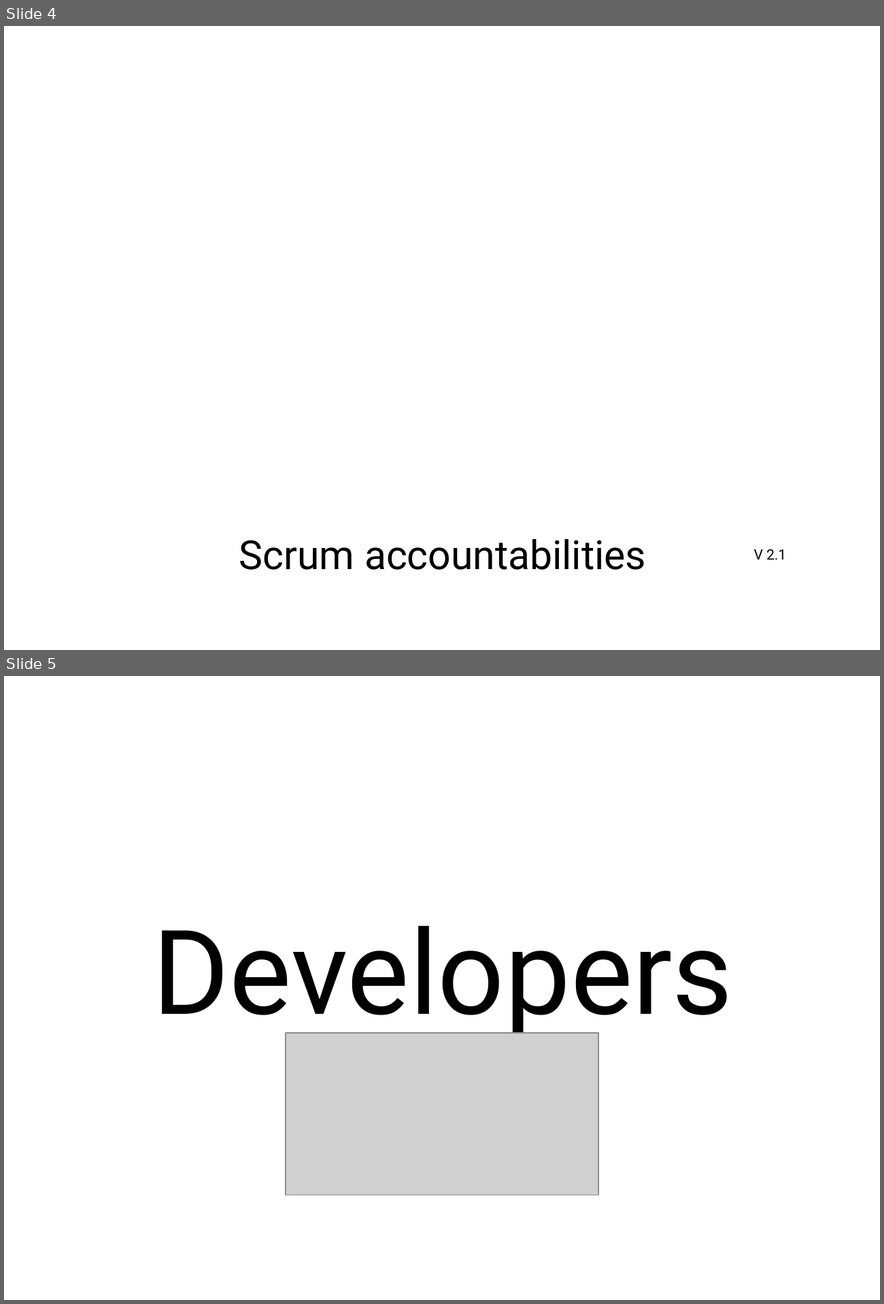
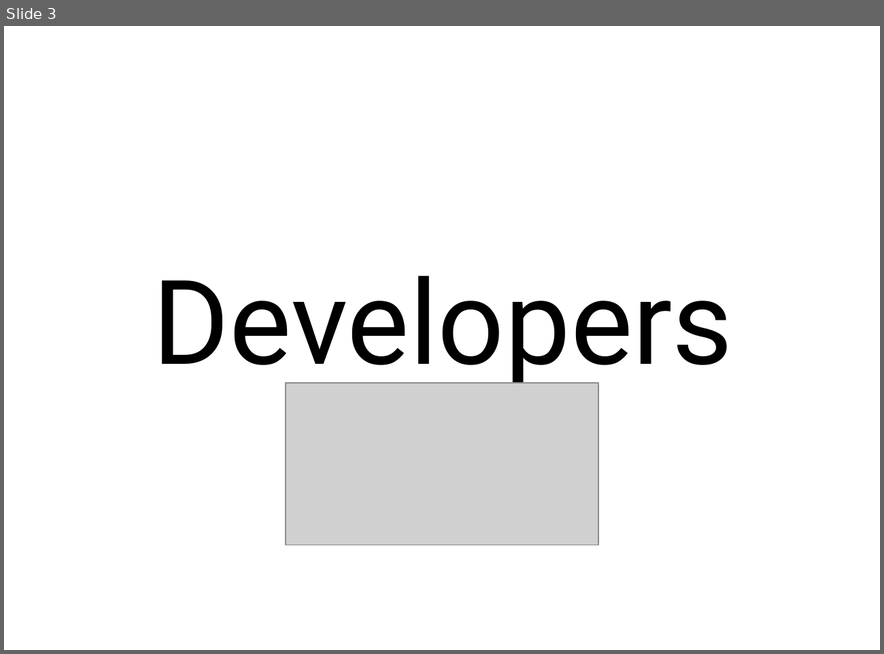
Before and after one commit to ScrumFacilitators/Scrum-Accountabilities, a slide deck: Scrum Accountabilities A6.pptx. Shown one above the other, each under a label of ours: slides 4 and 5 before the commit, slide 3 after it. The pictures are 884x1304 and 884x654 pixels, drawn with LibreOffice and Linux fonts; fonts in the diff are those of the drawing; grey boxes stand for pictures; background and template pictures are left out. Boxes give left, top, right and bottom in pixels: in the first picture for what was removed or moved away, otherwise in the second. Text is boxed around its words. In the diff, an @@ line names an element or a change of style, - is before the commit and + after.

```diff
--- a/Scrum Accountabilities A6.pptx
+++ b/Scrum Accountabilities A6.pptx
@@ slide 4 removed at (4,26,880,650), background picture (left out) @@
@@ text removed at (239,539,646,570) @@
-Scrum accountabilities
@@ text removed at (754,550,786,560) @@
-V 2.1
@@ what was slide 5 is now slide 3 @@
```
Also in this commit, not shown: 1 slide changed, 1 other slide removed, 1 other file.
